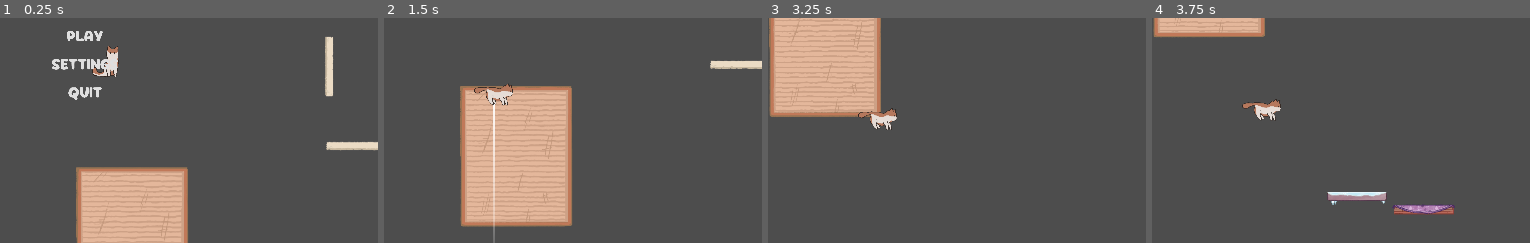
Above: before the commit, frames 1-4 (left to right).
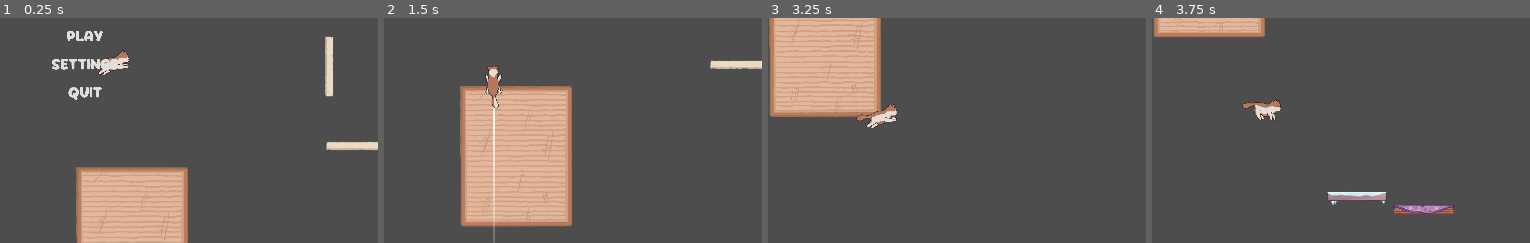
Above: after the commit, the same moments.

Repository: speedacm/Game-Dev-Catformer
Game: Godot game, scene res://Scenes/main.tscn
Same seed, same stepped clock (60 frames per second), same inputs: the game is played once before the commit and once after it.
Inputs (mouse positions are % of the whole screen's width and height, from its top left):
- Up to frame 1 (0.25 s): no input
- Up to frame 2 (1.5 s): click "Play" at 0.5 s; move the mouse to (70, 45) at 1.27 s; hold D (right) from 1.28 s (still down); hold Ctrl (hold) from 1.28 s (still down); tap C (c) at 1.35 s; click (70, 45) at 1.42 s
- Up to frame 3 (3.25 s): release D (right) at 2 s; release Ctrl (hold) at 2 s; drag from (26, 55) to (53, 68) at 2.02 s; move the mouse to (58, 28) at 2.77 s; press the mouse at (58, 28) at 2.78 s; hold A (left) from 2.78 s (still down); tap Ctrl (hold) at 3.05 s
- Up to frame 4 (3.75 s): release A (left) at 3.5 s; release the mouse at (58, 28) at 3.5 s; drag from (42, 70) to (15, 35) at 3.52 s
The pictures show only the part of the screen within x 36-86%, y 46-96%; the shares and areas given below are measured in that part.

The runs differ from the first frame. In frame 1, 0.6% of the frame differs, in the area x 23-35%, y 12-27%; in frame 2, 0.8%, in the area x 23-35%, y 21-41%; in frame 3, 0.5%; in frame 4, nothing differs.

Commit message:
Added Scratchpad Animation

Diff:
--- a/Scenes/kineplayer.tscn
+++ b/Scenes/kineplayer.tscn
@@ -91,12 +91,29 @@
 "values": [10, 11, 12, 13, 14, 15]
 }
 
+[sub_resource type="Animation" id="Animation_3lecs"]
+resource_name = "Scratchpad_Fall"
+loop_mode = 1
+tracks/0/type = "value"
+tracks/0/imported = false
+tracks/0/enabled = true
+tracks/0/path = NodePath("Sprite2D:frame")
+tracks/0/interp = 1
+tracks/0/loop_wrap = true
+tracks/0/keys = {
+"times": PackedFloat32Array(0, 0.2, 0.4, 0.6, 0.8),
+"transitions": PackedFloat32Array(1, 1, 1, 1, 1),
+"update": 1,
+"values": [30, 31, 32, 33, 34]
+}
+
 [sub_resource type="AnimationLibrary" id="AnimationLibrary_wkack"]
 _data = {
 "Fall": SubResource("Animation_hokql"),
 "Idle": SubResource("Animation_2vv83"),
 "Jump Charge": SubResource("Animation_ton87"),
 "Jump_Release": SubResource("Animation_ddlkf"),
+"Scratchpad_Fall": SubResource("Animation_3lecs"),
 "Walk": SubResource("Animation_logl7")
 }
 
@@ -110,7 +127,8 @@
 scale = Vector2(0.432531, 0.443167)
 texture = ExtResource("2_8e8k0")
 hframes = 10
-vframes = 3
+vframes = 4
+frame = 26
 
 [node name="CollisionShape2D" type="CollisionShape2D" parent="."]
 visible = false
--- a/Scripts/kineplayer.gd
+++ b/Scripts/kineplayer.gd
@@ -13,6 +13,7 @@
 var facing = ''
 var gravity = ProjectSettings.get_setting("physics/2d/default_gravity")
 var canhold = false
+var Holding = false
 var canwalljump = false
 var exiting = false
 var smallHopping = false
@@ -75,7 +76,7 @@
 
 
 	#Jump Animation
-	if not is_on_floor():
+	if not is_on_floor() && not Holding:
 		resetSprite() #Reset cat rotation when leaving ground
 		if (velocity.y < 0): $AnimationPlayer.play("Jump_Release")
 		if (velocity.y > 0): $AnimationPlayer.play("Fall")
@@ -84,11 +85,15 @@
 
 func Hold():
 	if Input.is_action_pressed("hold") && canhold == true:
+		Holding = true
+		if Holding: $AnimationPlayer.play("Scratchpad_Fall")
 		if Input.is_action_just_released("Click"):
 			canhold = false
 		else:
 			velocity = Vector2(0,30)
 		move_and_slide()
+	else:
+		Holding = false
 
 
 func TeleportBackToPlatform():
Binary file changed: Cat Animations/GameDevCatformer(SpriteSheet2).png
Not shown: 1 places in Scenes/highfric.tscn that only renumber resources
Not shown: 1 places in Scenes/kineplayer.tscn that only renumber resources
Not shown: 1 places in Scenes/platform.tscn that only renumber resources
Not shown: 1 places in Scenes/scratch_pad.tscn that only renumber resources
Not shown: 1 places in Scenes/ui/themes/theme_one.tres that only renumber resources
